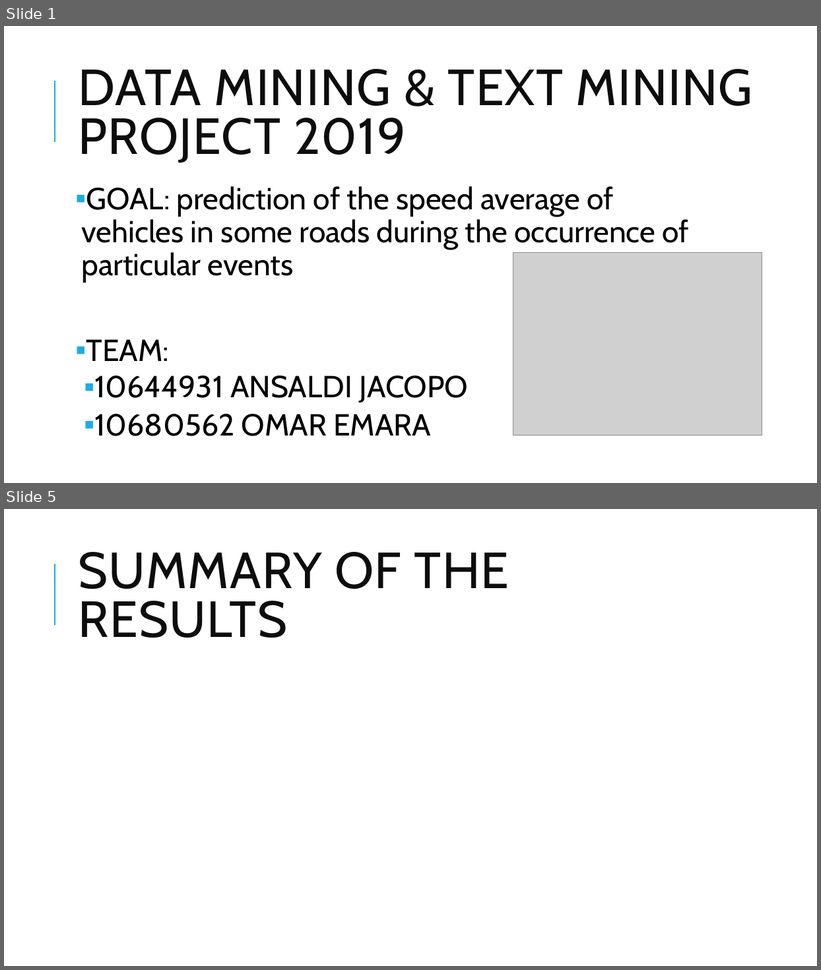
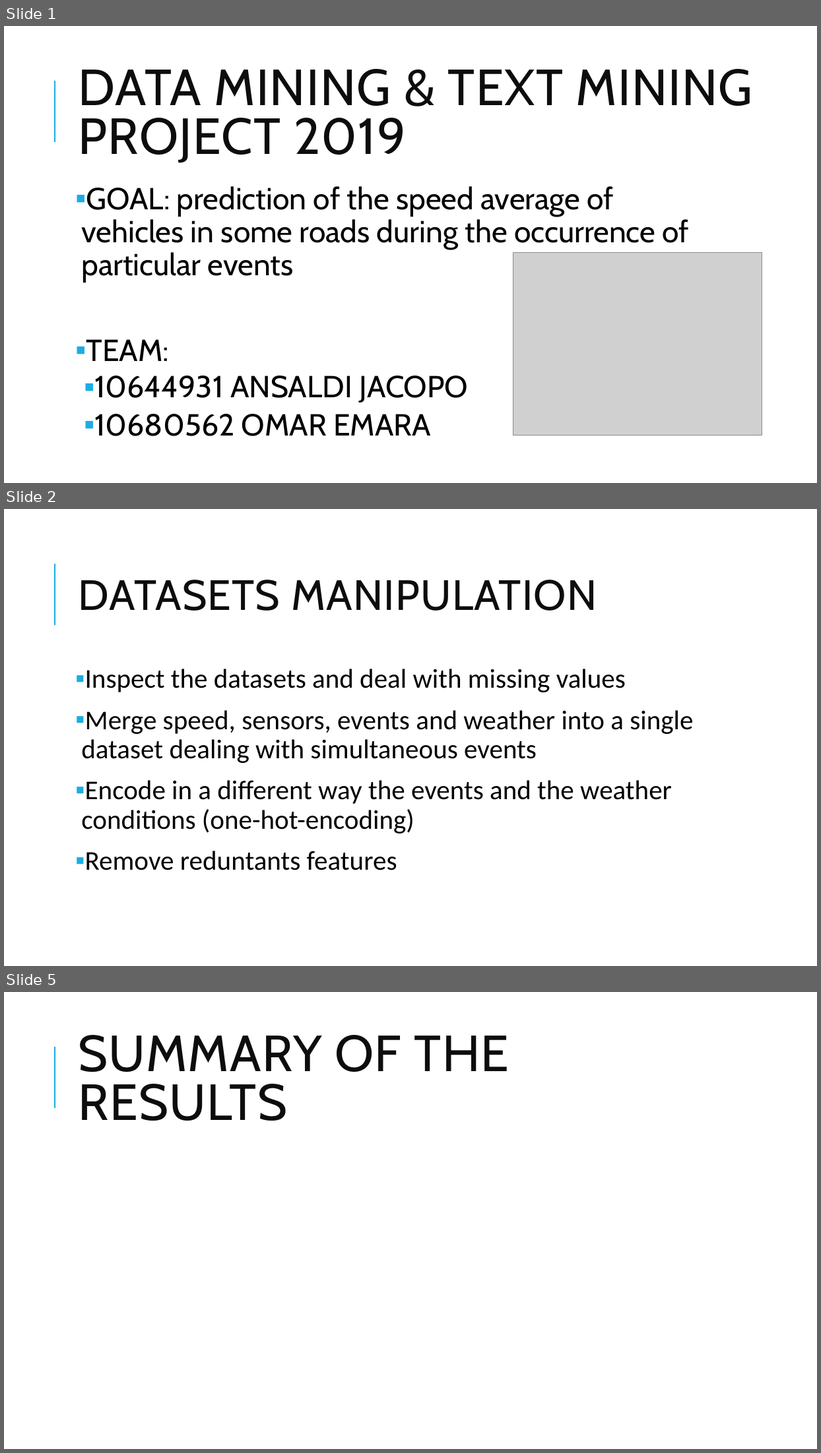
Before and after one commit to 0m4ric4/DMTM-Project, a slide deck: submission/XXXXXXXX-FamilyName/Presentation/PresentationStructure.pptx. Shown one above the other, each under a label of ours: slides 1 and 5 before the commit, slides 1, 2 and 5 after it; the slides between them are not shown. The pictures are 821x970 and 821x1453 pixels, drawn with LibreOffice and Linux fonts; fonts in the diff are those of the drawing; grey boxes stand for pictures. Boxes give left, top, right and bottom in pixels: in the first picture for what was removed or moved away, otherwise in the second. Text is boxed around its words. In the diff, an @@ line names an element or a change of style, - is before the commit and + after.

```diff
--- a/submission/XXXXXXXX-FamilyName/Presentation/PresentationStructure.pptx
+++ b/submission/XXXXXXXX-FamilyName/Presentation/PresentationStructure.pptx
@@ slide 2 added at box(4, 509, 817, 966), background #FFFFFF; not listed: 1 template element that a slide beside it also shows @@
@@ title added at box(79, 580, 597, 611), 50 pt, text #0D0D0D @@
+DATASETS MANIPULATION
@@ text added at box(81, 669, 693, 871), 32 pt, text #000000 @@
+▪ Inspect the datasets and deal with missing values
+▪ Merge speed, sensors, events and weather into a single dataset dealing with simultaneous events
+▪ Encode in a different way the events and the weather conditions (one-hot-encoding)
+▪ Remove reduntants features
```
Also in this commit, not shown: 1 slide changed, 1 other slide added, 2 slides removed, 1 other file.
